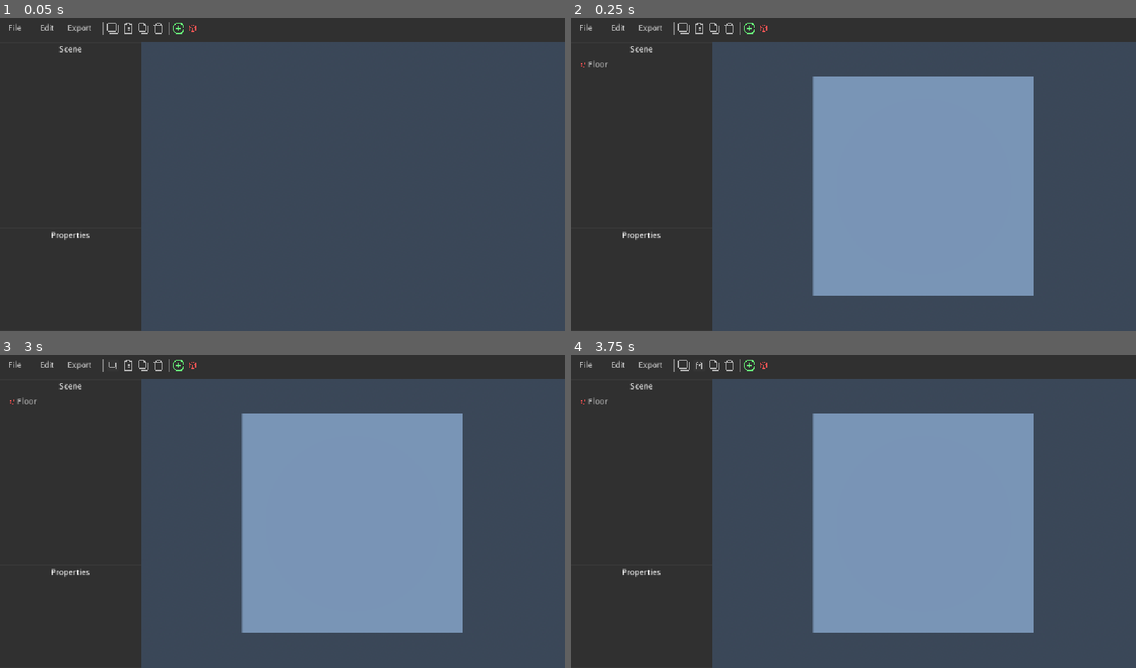
Above: before the commit, frames 1-4 (two rows, left to right).
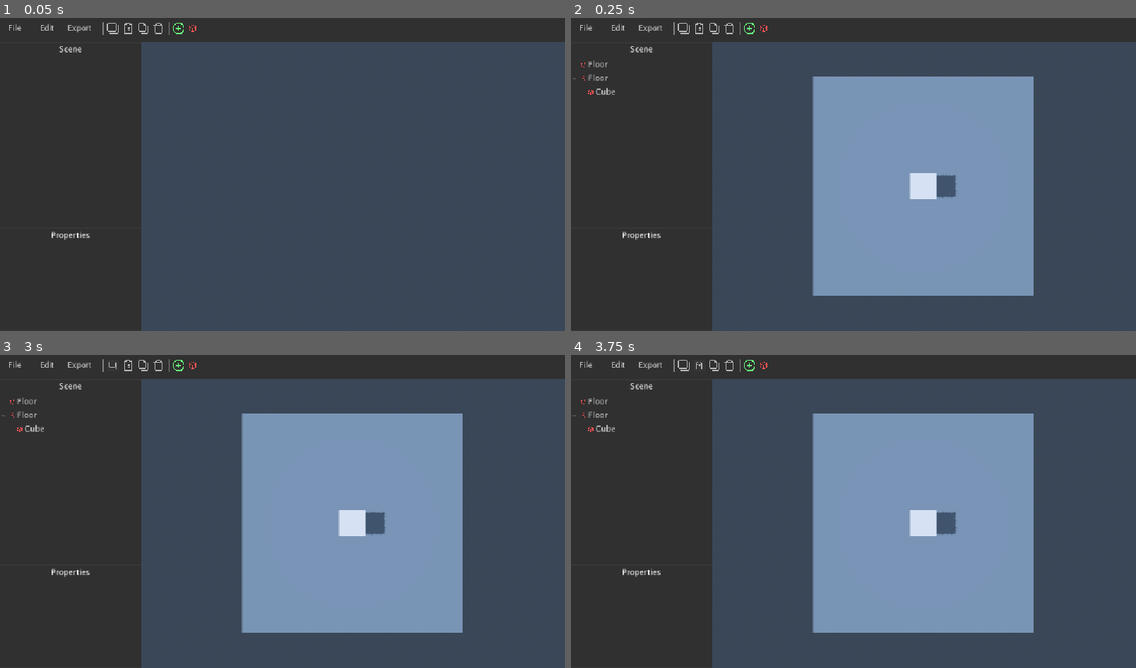
Above: after the commit, the same moments.

Repository: JustTobias31/VoxelisEditor
Game: Godot game, scene res://Main/Editor/UI.tscn
Two runs of this game, one before a commit and one after it. Both use one fixed random seed, a clock stepped at 60 frames per second and the inputs below.
Inputs (mouse positions are in pixels of both pictures, inside the frame that each line leads up to):
- Up to frame 1 (0.05 s): no input
- Up to frame 2 (0.25 s): no input
- Up to frame 3 (3 s): click "File" at 0.5 s; click "Edit" at 1.25 s; click "Export" at 2 s; click (113, 364) at 2.75 s
- Up to frame 4 (3.75 s): click (700, 364) at 3.5 s

Frame 1 is identical in both runs. In frame 2, 0.7% of the frame differs, in the area x 0-69%, y 18-58%; in frame 3, 0.7%; in frame 4, 0.7%.

Commit message:
rotation support

Diff:
--- a/Main/Editor/Objects/3D/script.gd
+++ b/Main/Editor/Objects/3D/script.gd
@@ -16,6 +16,13 @@
 			if obj:
 				obj.scale = val
 	}
+	props["rotation"] = {
+		"locked"= false,
+		"value"= Vector3(0, 0, 0),
+		"handler"= func(val: Vector3, obj: Node3D):
+			if obj:
+				obj.rotation_degrees=val
+	}
 	props["visible"] = {
 		"locked"= true,
 		"value"= true,
--- a/Main/Editor/Scripts/Objects.gd
+++ b/Main/Editor/Scripts/Objects.gd
@@ -104,3 +104,10 @@
 	setProperty(scenefloor,"size",Vector3(100,1,100))
 	setProperty(scenefloor,"color",Color.SLATE_GRAY)
 	setProperty(scenefloor,"name","Floor")
+
+	var pivot = objects[create(editor_Cube.new())]
+	setProperty(pivot,"size",Vector3(0.1,0.1,0.1))
+	setProperty(pivot,"name","Floor")
+
+	var part = objects[create(editor_Cube.new(),pivot)]
+	setProperty(part,"position",Vector3(0,10,0))
--- a/Main/Editor/Scripts/UI/Main.gd
+++ b/Main/Editor/Scripts/UI/Main.gd
@@ -285,4 +285,7 @@
 						return
 					Objects.setProperty(obj,prop,Color.from_string(new,Color.WHITE))
 					edited.set_custom_bg_color(1,obj.props[prop].value,true)
-	)
+				TYPE_STRING:
+					var new = edited.get_text(1)
+					Objects.setProperty(obj,prop,new)
+	)
